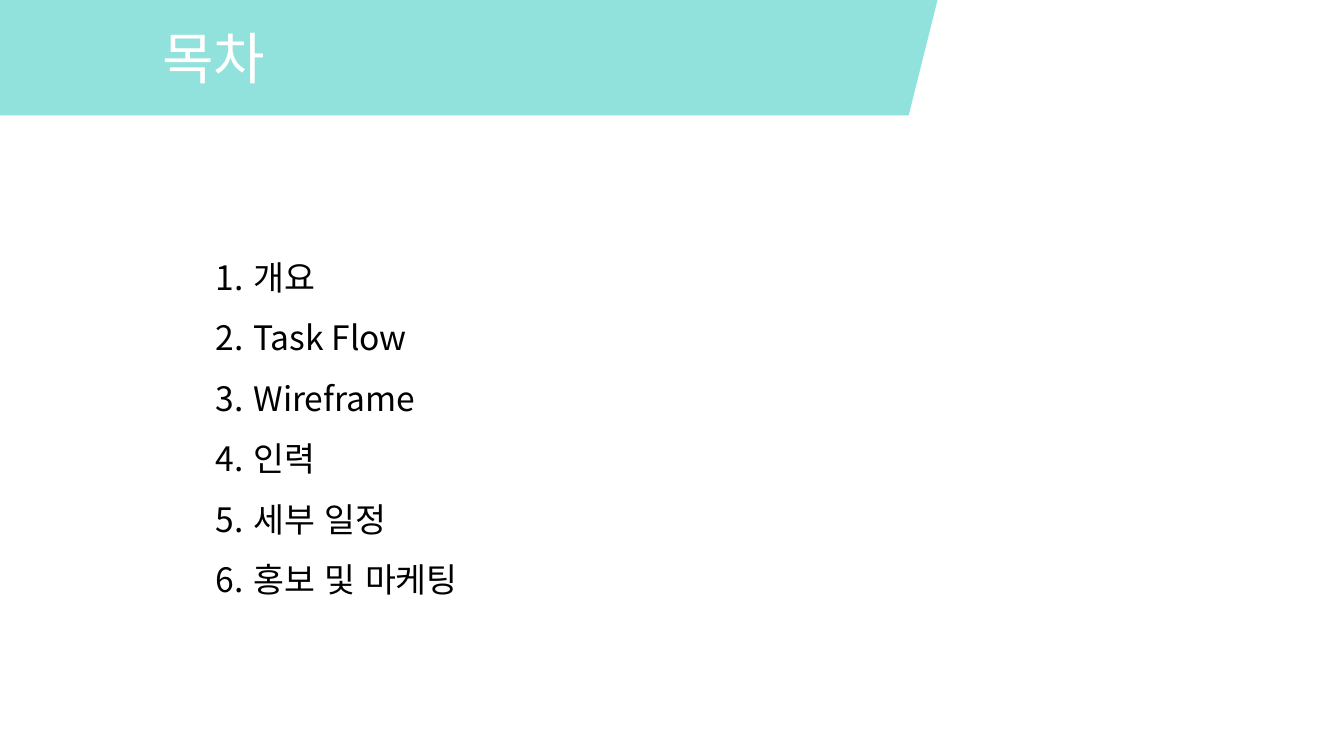
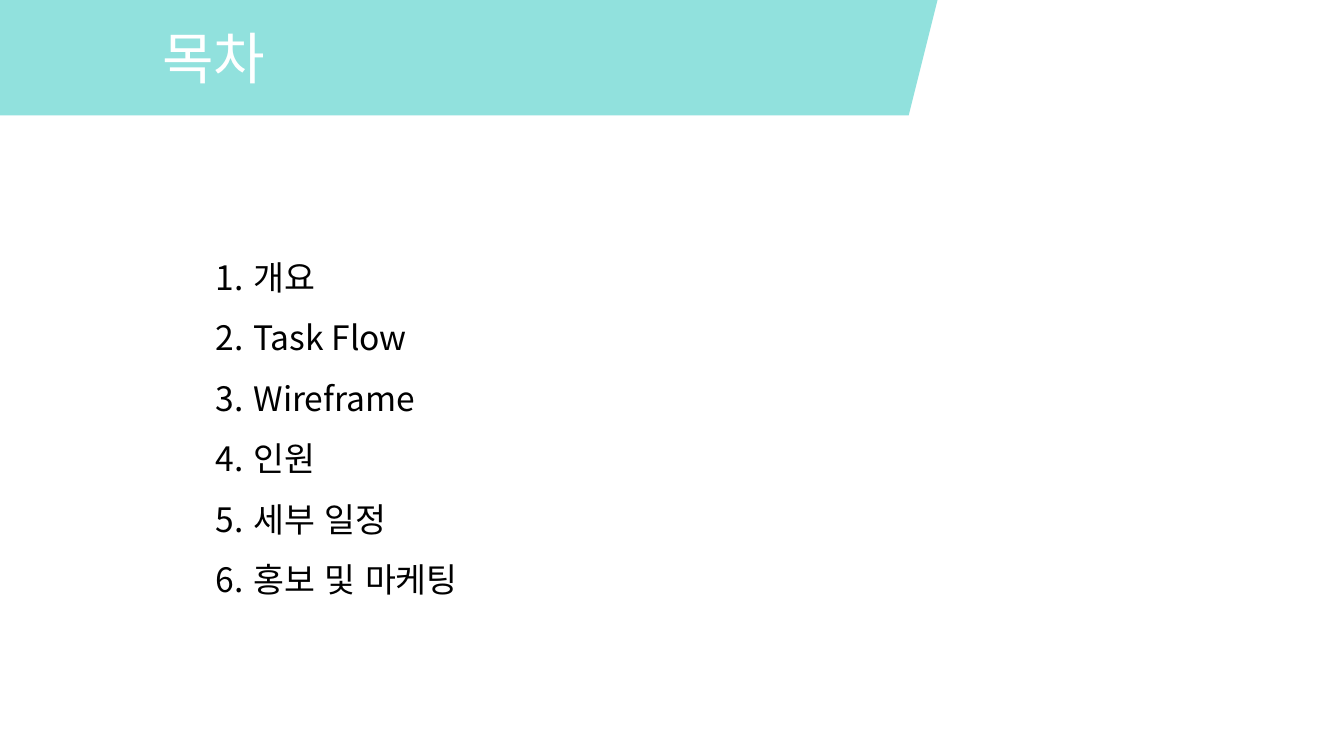
Before and after one commit to kang-seongbeom/Easy-Application, a slide deck: slide 2 of TaskFlow.pptx. Drawn at 1344x756 pixels with LibreOffice and Linux fonts; fonts in the diff are those of the drawing. Boxes give left, top, right and bottom in pixels: in the first picture for what was removed or moved away, otherwise in the second. Text is boxed around its words. In the diff, an @@ line names an element or a change of style, - is before the commit and + after.

```diff
--- a/TaskFlow.pptx
+++ b/TaskFlow.pptx
@@ text at bbox=[254, 443, 316, 473]: text changed @@
-4. 인력
+4. 인원
```
Also in this commit, not shown: 1 other slide changed, 1 slide added.
